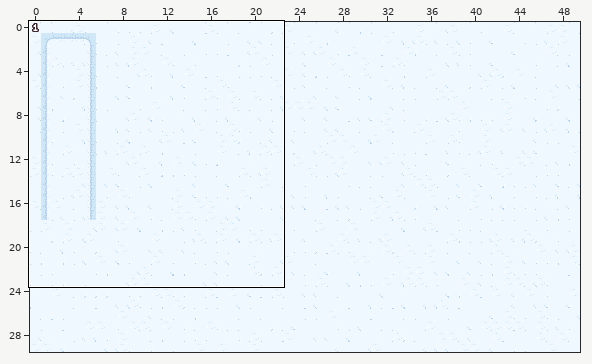
Two states of a Tiled map (JSON), src/renderer/public/tiled/map_1.json. Above, an overview of the earlier version with the close-up marked.
Close-up. Earlier state:
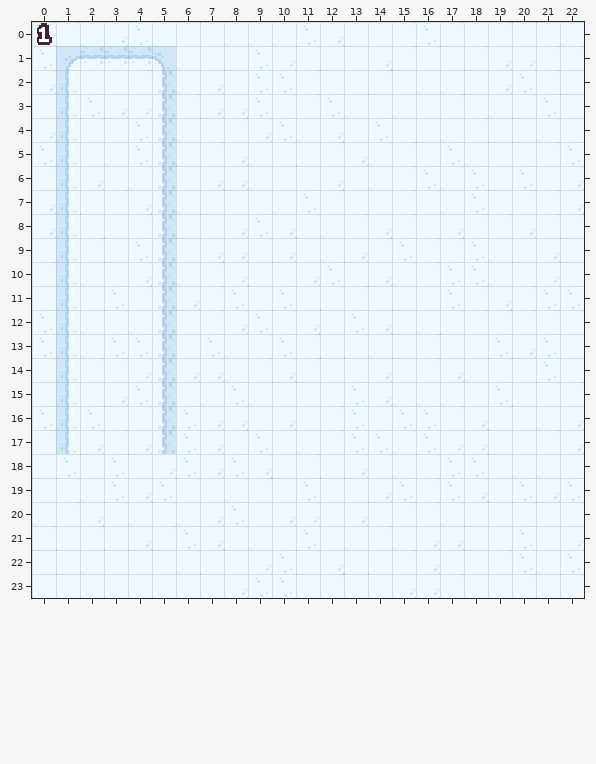
Cells are 16x16 px. Shown: x 0..22, y 0..23.
Once edited:
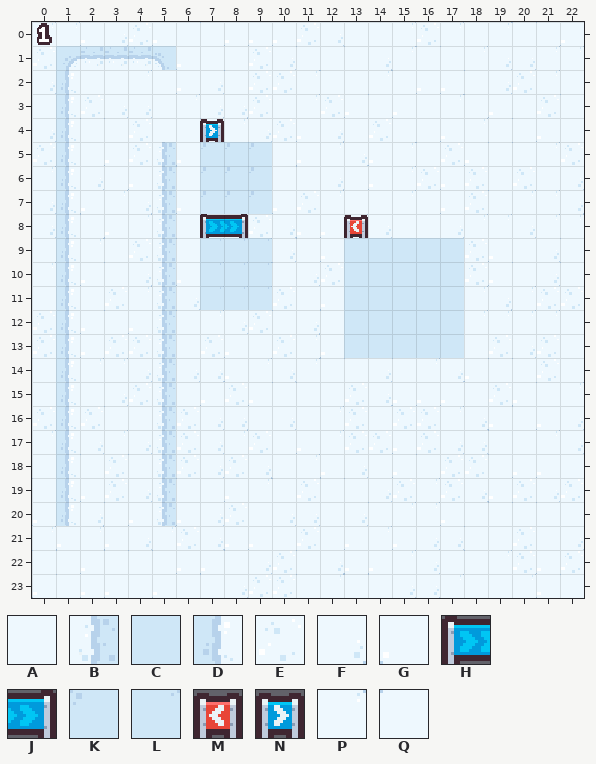
Key: from "tiny_ski": A 0, B 1, C 2, D 4, E 5, F 13, G 16, H 22, J 23, K 26, L 27, M 32, N 33, P 49, Q 52.
_ is an empty cell, . an unchanged one.
From old to new:
--- layer "bg"
@@ x 5..9 @@
- 2 B....
- 3 B....
- 4 B....
- 5 ..PFG
- 6 ..FFG
- 7 ..AQA
+ 2 A....
+ 3 A....
+ 4 A....
+ 5 ..KKK
+ 6 ..KKK
+ 7 ..KKK
@@ x 7..17 @@
- 9 FFA...FPEPP
-10 PFG...QFGPE
-11 PEQ...PQAAE
-12 ......EFQGG
-13 ......GGQPQ
+ 9 LLL...CCCCC
+10 LLL...CCCCC
+11 LLL...CCCCC
+12 ......CCCCC
+13 ......CCCCC
@@ x 1..5 @@
-18 E...F
-19 Q...E
-20 P...Q
+18 D...B
+19 D...B
+20 D...B
--- layer "bg_items"
@@ x 7..7 @@
- 4 _
+ 4 N
@@ x 7..13 @@
- 8 __...._
+ 8 HJ....M
Changed places in both close-ups, as pixel boxes (x1, y1, x2, y2):
changed: (157, 70, 176, 142)
changed: (200, 119, 272, 310)
changed: (344, 214, 464, 358)
changed: (56, 454, 80, 526)
changed: (152, 454, 176, 526)
